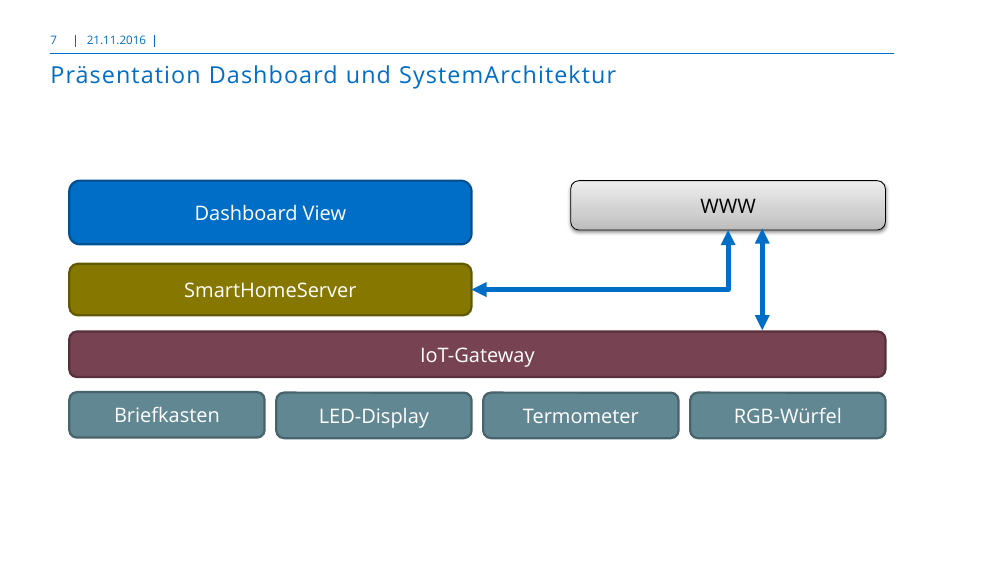
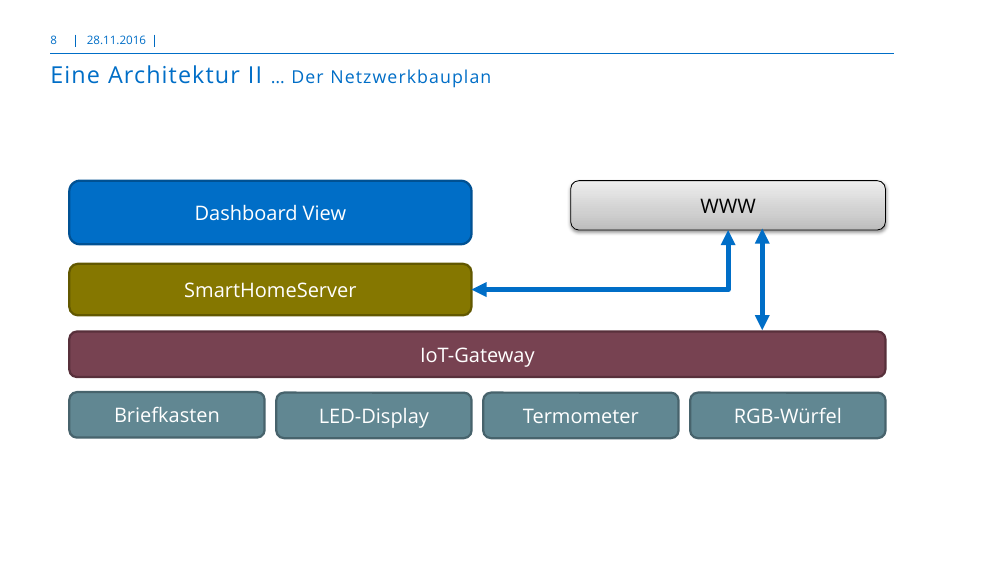
Before and after one commit to donnerruebe/IoTplay, a slide deck: slide 8 of doc/adesso_Template_summIT.pptx (slide 7 before the commit). Drawn at 1008x567 pixels with LibreOffice and Linux fonts; fonts in the diff are those of the drawing; background and template pictures are left out. Boxes give left, top, right and bottom in pixels: in the first picture for what was removed or moved away, otherwise in the second. Text is boxed around its words. In the diff, an @@ line names an element or a change of style, - is before the commit and + after.

```diff
--- a/doc/adesso_Template_summIT.pptx
+++ b/doc/adesso_Template_summIT.pptx
@@ page number at (x1=50, y1=35, x2=57, y2=44): text changed @@
-7
+8
@@ text at (x1=87, y1=35, x2=146, y2=44): text changed @@
-21.11.2016
+28.11.2016
@@ title at (x1=50, y1=65, x2=491, y2=88): text changed; size 21 to 16 pt @@
-Präsentation Dashboard und SystemArchitektur
+Eine Architektur II … Der Netzwerkbauplan
```
Also in this commit, not shown: 10 other slides changed, 1 slide added.
